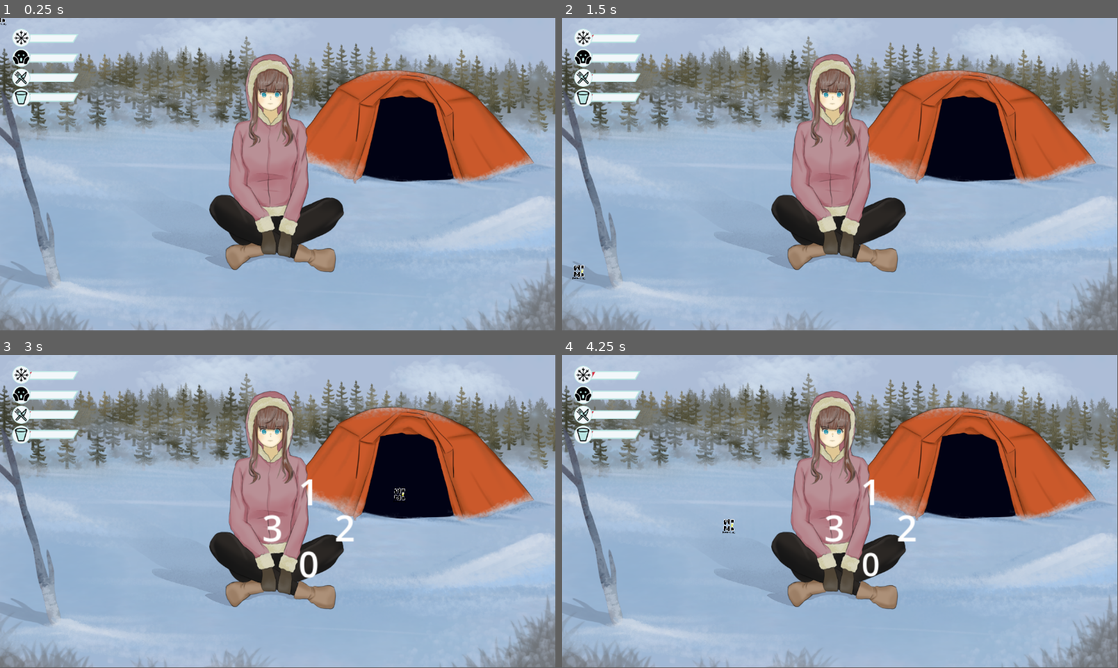
Above: before the commit, frames 1-4 (two rows, left to right).
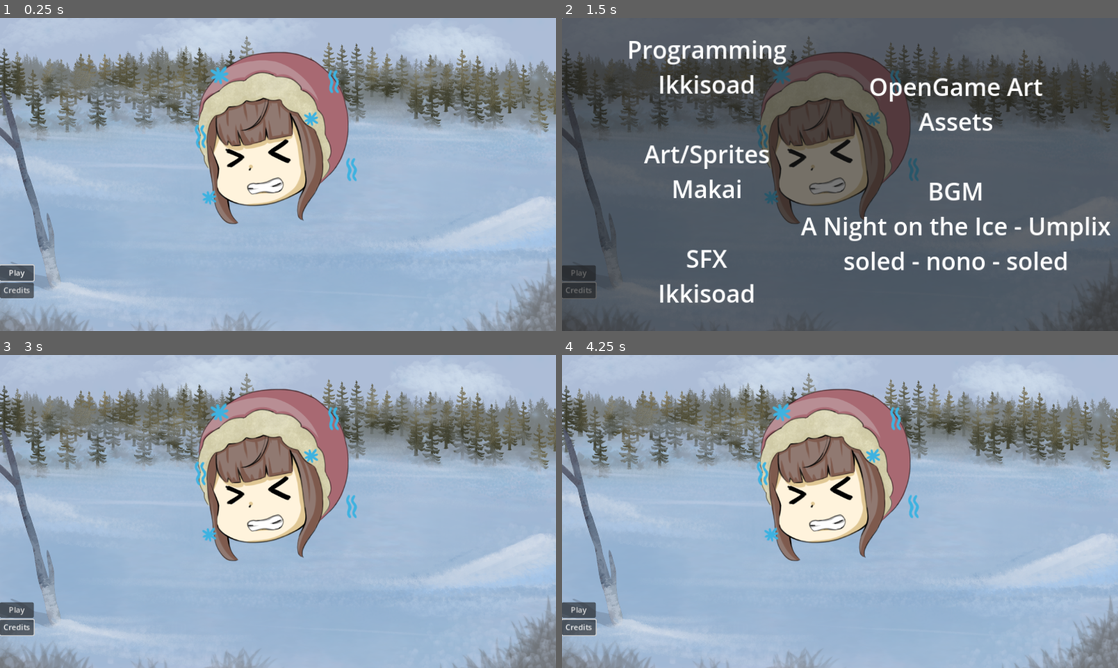
Above: after the commit, the same moments.

Repository: Where-is-my-input/Godot-Wild-Jam-76
Game: Godot game, scene res://scene/main_menu/main_menu.tscn
Same seed, same stepped clock (60 frames per second), same inputs: the game is played once before the commit and once after it. Before the commit the project starts from res://main.tscn. Sound files missing from this copy of the repository are replaced by a short silence.
Inputs (mouse positions are in pixels of both pictures, inside the frame that each line leads up to):
- Up to frame 1 (0.25 s): no input
- Up to frame 2 (1.5 s): click (578, 290) at 0.5 s, where only the run after the commit has a clickable "Credits"; click (578, 271) at 1.25 s, where only the run after the commit has a clickable "Play"
- Up to frame 3 (3 s): click (16, 608) at 2 s, where only the run after the commit has a clickable "Play"; move the mouse to (400, 495) at 2.77 s; hold D (right, bound only after the commit) from 2.78 s (still down); tap Z (interact) at 2.85 s
- Up to frame 4 (4.25 s): move the mouse to (728, 527) at 3.52 s; release D (right, bound only after the commit) at 3.53 s; hold S (down, bound only after the commit) from 3.53 s (still down); tap Z (interact) at 3.6 s
In our replay, the window is 799x449 before the commit and 800x450 after it. These sizes can differ from the game's own. Grey fills any space a smaller window leaves; there, only what the larger window draws over its background counts as a difference.

The runs differ from the first frame. In frame 1, 27% of the frame differs, in the area x 0-100%, y 0-100%; in frame 2, 98%; in frame 3, 27%; in frame 4, 27%.

Commit message:
trash game

Diff:
--- a/area_2d.gd
+++ b/area_2d.gd
@@ -17,3 +17,11 @@
 	var parent = get_parent()
 	if parent.has_method("action"):
 		parent.action()
+
+func _on_body_entered(body: Node2D) -> void:
+	var parent = get_parent()
+	parent.set_modulate(Color(0.9, 0.9, 0.9, 1))
+
+func _on_body_exited(body: Node2D) -> void:
+	var parent = get_parent()
+	parent.set_modulate(Color(1, 1, 1, 1))
--- /dev/null
+++ b/default_bus_layout.tres
@@ -0,0 +1,15 @@
+[gd_resource type="AudioBusLayout" format=3 uid="uid://bnmm2q671bauw"]
+
+[resource]
+bus/1/name = &"SFX"
+bus/1/solo = false
+bus/1/mute = false
+bus/1/bypass_fx = false
+bus/1/volume_db = 0.0
+bus/1/send = &"Master"
+bus/2/name = &"BGM"
+bus/2/solo = false
+bus/2/mute = false
+bus/2/bypass_fx = false
+bus/2/volume_db = 0.0
+bus/2/send = &"Master"
--- a/main.gd
+++ b/main.gd
@@ -9,6 +9,7 @@
 @onready var bear: TextureRect = $Control/bear
 @onready var umbrella: TextureRect = $Control/mc/umbrella
 @onready var timer_bear: Timer = $timerBear
+@onready var audio_stream_player_2d: AudioStreamPlayer2D = $AudioStreamPlayer2D
 
 @export var freezeTimerTick:float = 2.0
 @export var freezeAmount:int = 3
@@ -47,6 +48,8 @@
 		freeze.value += 5
 	if dying && freeze.value >= 100:
 		InGameTimer.paused = true
+		Global.cycle = 1.0
+		get_tree().change_scene_to_file("res://scene/game_over.tscn")
 	dying = freeze.value >= 100
 
 func _on_timer_tick_timeout() -> void:
@@ -62,6 +65,12 @@
 			rain.visible = false
 	timer_weather.start(60)
 	timer_bear.start(30)
+	Global.cycle += 0.1
+
+	freezeAmount *= Global.cycle
+	hungerAmount *= Global.cycle
+	sanityAmount *= Global.cycle
+	thirstAmount *= Global.cycle
 
 
 func _on_timer_bear_timeout() -> void:
@@ -70,3 +79,6 @@
 			bear.visible = true
 		_:
 			bear.visible = false
+
+func _on_audio_stream_player_2d_finished() -> void:
+	audio_stream_player_2d.play()
--- a/main.tscn
+++ b/main.tscn
@@ -22,6 +22,7 @@
 [ext_resource type="Texture2D" uid="uid://cq5t660tjnmlv" path="res://Assets/fire.png" id="16_56oin"]
 [ext_resource type="Texture2D" uid="uid://c0n3d3bvw4pje" path="res://Assets/food.png" id="16_pjkuo"]
 [ext_resource type="Script" path="res://fireplace.gd" id="18_2xti7"]
+[ext_resource type="AudioStream" uid="uid://co7d411g41im" path="res://Assets/bgm/a_night_on_the_ice.wav" id="23_23bmr"]
 
 [sub_resource type="RectangleShape2D" id="RectangleShape2D_3g83k"]
 size = Vector2(263.333, 708.333)
@@ -245,13 +246,30 @@
 [node name="timerBear" type="Timer" parent="."]
 one_shot = true
 
+[node name="AudioStreamPlayer2D" type="AudioStreamPlayer2D" parent="."]
+stream = ExtResource("23_23bmr")
+autoplay = true
+
 [connection signal="area_entered" from="Control/mc/Area2D" to="Control/mc/Area2D" method="_on_area_entered"]
+[connection signal="body_entered" from="Control/mc/Area2D" to="Control/mc/Area2D" method="_on_body_entered"]
+[connection signal="body_exited" from="Control/mc/Area2D" to="Control/mc/Area2D" method="_on_body_exited"]
 [connection signal="area_entered" from="Control/tent/Area2D" to="Control/tent/Area2D" method="_on_area_entered"]
+[connection signal="body_entered" from="Control/tent/Area2D" to="Control/tent/Area2D" method="_on_body_entered"]
+[connection signal="body_exited" from="Control/tent/Area2D" to="Control/tent/Area2D" method="_on_body_exited"]
 [connection signal="area_entered" from="Control/bear/Area2D" to="Control/bear/Area2D" method="_on_area_entered"]
+[connection signal="body_entered" from="Control/bear/Area2D" to="Control/bear/Area2D" method="_on_body_entered"]
+[connection signal="body_exited" from="Control/bear/Area2D" to="Control/bear/Area2D" method="_on_body_exited"]
 [connection signal="area_entered" from="Control/water/Area2D" to="Control/water/Area2D" method="_on_area_entered"]
+[connection signal="body_entered" from="Control/water/Area2D" to="Control/water/Area2D" method="_on_body_entered"]
+[connection signal="body_exited" from="Control/water/Area2D" to="Control/water/Area2D" method="_on_body_exited"]
 [connection signal="area_entered" from="Control/food/Area2D" to="Control/food/Area2D" method="_on_area_entered"]
+[connection signal="body_entered" from="Control/food/Area2D" to="Control/food/Area2D" method="_on_body_entered"]
+[connection signal="body_exited" from="Control/food/Area2D" to="Control/food/Area2D" method="_on_body_exited"]
 [connection signal="area_entered" from="Control/fireplace/Area2D" to="Control/fireplace/Area2D" method="_on_area_entered"]
+[connection signal="body_entered" from="Control/fireplace/Area2D" to="Control/fireplace/Area2D" method="_on_body_entered"]
+[connection signal="body_exited" from="Control/fireplace/Area2D" to="Control/fireplace/Area2D" method="_on_body_exited"]
 [connection signal="timeout" from="Control/fireplace/timerFire" to="Control/fireplace" method="_on_timer_fire_timeout"]
 [connection signal="timeout" from="timerTick" to="." method="_on_timer_tick_timeout"]
 [connection signal="timeout" from="timerWeather" to="." method="_on_timer_weather_timeout"]
 [connection signal="timeout" from="timerBear" to="." method="_on_timer_bear_timeout"]
+[connection signal="finished" from="AudioStreamPlayer2D" to="." method="_on_audio_stream_player_2d_finished"]
--- a/project.godot
+++ b/project.godot
@@ -10,8 +10,8 @@
 
 [application]
 
-config/name="Godot Wild Jam 76"
-run/main_scene="res://main.tscn"
+config/name="Freezen't Clicker"
+run/main_scene="res://scene/main_menu/main_menu.tscn"
 config/features=PackedStringArray("4.3", "GL Compatibility")
 boot_splash/image="res://wimiProductions.png"
 config/icon="res://Assets/logo.png"
@@ -21,16 +21,59 @@
 Global="*res://scene/global.gd"
 InGameTimer="*res://scene/in_game_timer/in_game_timer.gd"
 
+[display]
+
+window/stretch/mode="canvas_items"
+
 [global_group]
 
 cursor=""
 
 [input]
 
+ui_cancel={
+"deadzone": 0.5,
+"events": [Object(InputEventKey,"resource_local_to_scene":false,"resource_name":"","device":0,"window_id":0,"alt_pressed":false,"shift_pressed":false,"ctrl_pressed":false,"meta_pressed":false,"pressed":false,"keycode":4194305,"physical_keycode":0,"key_label":0,"unicode":0,"location":0,"echo":false,"script":null)
+, Object(InputEventKey,"resource_local_to_scene":false,"resource_name":"","device":-1,"window_id":0,"alt_pressed":false,"shift_pressed":false,"ctrl_pressed":false,"meta_pressed":false,"pressed":false,"keycode":0,"physical_keycode":4194308,"key_label":0,"unicode":0,"location":0,"echo":false,"script":null)
+, null, Object(InputEventKey,"resource_local_to_scene":false,"resource_name":"","device":-1,"window_id":0,"alt_pressed":false,"shift_pressed":false,"ctrl_pressed":false,"meta_pressed":false,"pressed":false,"keycode":0,"physical_keycode":88,"key_label":0,"unicode":120,"location":0,"echo":false,"script":null)
+, Object(InputEventKey,"resource_local_to_scene":false,"resource_name":"","device":-1,"window_id":0,"alt_pressed":false,"shift_pressed":false,"ctrl_pressed":false,"meta_pressed":false,"pressed":false,"keycode":0,"physical_keycode":87,"key_label":0,"unicode":119,"location":0,"echo":false,"script":null)
+, Object(InputEventKey,"resource_local_to_scene":false,"resource_name":"","device":-1,"window_id":0,"alt_pressed":false,"shift_pressed":false,"ctrl_pressed":false,"meta_pressed":false,"pressed":false,"keycode":0,"physical_keycode":65,"key_label":0,"unicode":97,"location":0,"echo":false,"script":null)
+, Object(InputEventKey,"resource_local_to_scene":false,"resource_name":"","device":-1,"window_id":0,"alt_pressed":false,"shift_pressed":false,"ctrl_pressed":false,"meta_pressed":false,"pressed":false,"keycode":0,"physical_keycode":83,"key_label":0,"unicode":115,"location":0,"echo":false,"script":null)
+, Object(InputEventKey,"resource_local_to_scene":false,"resource_name":"","device":-1,"window_id":0,"alt_pressed":false,"shift_pressed":false,"ctrl_pressed":false,"meta_pressed":false,"pressed":false,"keycode":0,"physical_keycode":68,"key_label":0,"unicode":100,"location":0,"echo":false,"script":null)
+, Object(InputEventKey,"resource_local_to_scene":false,"resource_name":"","device":-1,"window_id":0,"alt_pressed":false,"shift_pressed":false,"ctrl_pressed":false,"meta_pressed":false,"pressed":false,"keycode":0,"physical_keycode":4194439,"key_label":0,"unicode":49,"location":0,"echo":false,"script":null)
+, Object(InputEventKey,"resource_local_to_scene":false,"resource_name":"","device":-1,"window_id":0,"alt_pressed":false,"shift_pressed":false,"ctrl_pressed":false,"meta_pressed":false,"pressed":false,"keycode":0,"physical_keycode":4194440,"key_label":0,"unicode":50,"location":0,"echo":false,"script":null)
+, Object(InputEventKey,"resource_local_to_scene":false,"resource_name":"","device":-1,"window_id":0,"alt_pressed":false,"shift_pressed":false,"ctrl_pressed":false,"meta_pressed":false,"pressed":false,"keycode":0,"physical_keycode":4194441,"key_label":0,"unicode":51,"location":0,"echo":false,"script":null)
+, Object(InputEventMouseButton,"resource_local_to_scene":false,"resource_name":"","device":-1,"window_id":0,"alt_pressed":false,"shift_pressed":false,"ctrl_pressed":false,"meta_pressed":false,"button_mask":0,"position":Vector2(0, 0),"global_position":Vector2(0, 0),"factor":1.0,"button_index":2,"canceled":false,"pressed":false,"double_click":false,"script":null)
+]
+}
 interact={
 "deadzone": 0.5,
 "events": [Object(InputEventKey,"resource_local_to_scene":false,"resource_name":"","device":-1,"window_id":0,"alt_press …(192 unchanged characters)…
 , Object(InputEventMouseButton,"resource_local_to_scene":false,"resource_name":"","device":-1,"window_id":0,"alt_presse …(244 unchanged characters)…
+]
+}
+up={
+"deadzone": 0.5,
+"events": [Object(InputEventKey,"resource_local_to_scene":false,"resource_name":"","device":-1,"window_id":0,"alt_pressed":false,"shift_pressed":false,"ctrl_pressed":false,"meta_pressed":false,"pressed":false,"keycode":0,"physical_keycode":87,"key_label":0,"unicode":119,"location":0,"echo":false,"script":null)
+, Object(InputEventKey,"resource_local_to_scene":false,"resource_name":"","device":-1,"window_id":0,"alt_pressed":false,"shift_pressed":false,"ctrl_pressed":false,"meta_pressed":false,"pressed":false,"keycode":0,"physical_keycode":4194446,"key_label":0,"unicode":56,"location":0,"echo":false,"script":null)
+]
+}
+down={
+"deadzone": 0.5,
+"events": [Object(InputEventKey,"resource_local_to_scene":false,"resource_name":"","device":-1,"window_id":0,"alt_pressed":false,"shift_pressed":false,"ctrl_pressed":false,"meta_pressed":false,"pressed":false,"keycode":0,"physical_keycode":83,"key_label":0,"unicode":115,"location":0,"echo":false,"script":null)
+, Object(InputEventKey,"resource_local_to_scene":false,"resource_name":"","device":-1,"window_id":0,"alt_pressed":false,"shift_pressed":false,"ctrl_pressed":false,"meta_pressed":false,"pressed":false,"keycode":0,"physical_keycode":4194440,"key_label":0,"unicode":50,"location":0,"echo":false,"script":null)
+]
+}
+left={
+"deadzone": 0.5,
+"events": [Object(InputEventKey,"resource_local_to_scene":false,"resource_name":"","device":-1,"window_id":0,"alt_pressed":false,"shift_pressed":false,"ctrl_pressed":false,"meta_pressed":false,"pressed":false,"keycode":0,"physical_keycode":65,"key_label":0,"unicode":97,"location":0,"echo":false,"script":null)
+, Object(InputEventKey,"resource_local_to_scene":false,"resource_name":"","device":-1,"window_id":0,"alt_pressed":false,"shift_pressed":false,"ctrl_pressed":false,"meta_pressed":false,"pressed":false,"keycode":0,"physical_keycode":4194442,"key_label":0,"unicode":52,"location":0,"echo":false,"script":null)
+]
+}
+right={
+"deadzone": 0.5,
+"events": [Object(InputEventKey,"resource_local_to_scene":false,"resource_name":"","device":-1,"window_id":0,"alt_pressed":false,"shift_pressed":false,"ctrl_pressed":false,"meta_pressed":false,"pressed":false,"keycode":0,"physical_keycode":68,"key_label":0,"unicode":100,"location":0,"echo":false,"script":null)
+, Object(InputEventKey,"resource_local_to_scene":false,"resource_name":"","device":-1,"window_id":0,"alt_pressed":false,"shift_pressed":false,"ctrl_pressed":false,"meta_pressed":false,"pressed":false,"keycode":0,"physical_keycode":4194444,"key_label":0,"unicode":54,"location":0,"echo":false,"script":null)
 ]
 }
 
--- /dev/null
+++ b/scene/color_rect.gd
@@ -0,0 +1,10 @@
+extends ColorRect
+const SPEED = 1
+# Called every frame. 'delta' is the elapsed time since the previous frame.
+func _process(delta: float) -> void:
+	var direction := Vector2(Input.get_axis("left", "right"), Input.get_axis("up", "down"))
+	if direction:
+		position += direction * SPEED
+	#else:
+		#position.x = move_toward(position.x, 0, SPEED)
+		#position.y = move_toward(position.y, 0, SPEED)
--- /dev/null
+++ b/scene/credits.gd
@@ -0,0 +1,5 @@
+extends Control
+
+func _input(event: InputEvent) -> void:
+	if event.is_action_pressed("ui_cancel"):
+		queue_free()
--- /dev/null
+++ b/scene/credits.tscn
@@ -0,0 +1,65 @@
+[gd_scene load_steps=2 format=3 uid="uid://bit8wghysxsc2"]
+
+[ext_resource type="Script" path="res://scene/credits.gd" id="1_0idyr"]
+
+[node name="credits" type="Control"]
+layout_mode = 3
+anchors_preset = 15
+anchor_right = 1.0
+anchor_bottom = 1.0
+grow_horizontal = 2
+grow_vertical = 2
+script = ExtResource("1_0idyr")
+
+[node name="Panel" type="Panel" parent="."]
+layout_mode = 0
+offset_right = 1171.0
+offset_bottom = 668.0
+
+[node name="Label" type="Label" parent="."]
+layout_mode = 1
+anchors_preset = 8
+anchor_left = 0.5
+anchor_top = 0.5
+anchor_right = 0.5
+anchor_bottom = 0.5
+offset_left = -441.0
+offset_top = -290.0
+offset_right = -111.0
+offset_bottom = 283.0
+grow_horizontal = 2
+grow_vertical = 2
+theme_override_font_sizes/font_size = 50
+text = "Programming
+Ikkisoad
+
+Art/Sprites
+Makai
+
+SFX
+Ikkisoad"
+horizontal_alignment = 1
+vertical_alignment = 1
+
+[node name="Label2" type="Label" parent="."]
+layout_mode = 1
+anchors_preset = 8
+anchor_left = 0.5
+anchor_top = 0.5
+anchor_right = 0.5
+anchor_bottom = 0.5
+offset_left = -81.0
+offset_top = -286.0
+offset_right = 561.0
+offset_bottom = 287.0
+grow_horizontal = 2
+grow_vertical = 2
+theme_override_font_sizes/font_size = 50
+text = "OpenGame Art
+Assets
+
+BGM
+A Night on the Ice - Umplix
+soled - nono - soled"
+horizontal_alignment = 1
+vertical_alignment = 1
--- a/scene/cursor.tscn
+++ b/scene/cursor.tscn
@@ -17,6 +17,7 @@
 shape = SubResource("RectangleShape2D_pclai")
 
 [node name="Sprite2D" type="Sprite2D" parent="."]
+visible = false
 scale = Vector2(0.0647773, 0.0647773)
 texture = ExtResource("2_g5dck")
 
@@ -26,3 +27,17 @@
 shape = SubResource("RectangleShape2D_0xrqf")
 disabled = true
 debug_color = Color(1, 0.0026444, 0.0738145, 0.42)
+
+[node name="ColorRect" type="ColorRect" parent="."]
+offset_left = -10.0
+offset_top = -11.0
+offset_right = 10.0
+offset_bottom = 9.0
+color = Color(0, 0, 0, 1)
+
+[node name="ColorRect2" type="ColorRect" parent="."]
+offset_top = -14.0
+offset_right = 20.0
+offset_bottom = 6.0
+rotation = 0.785398
+color = Color(0.460995, 0.460995, 0.460995, 1)
--- a/scene/game_over.tscn
+++ b/scene/game_over.tscn
@@ -1,7 +1,8 @@
-[gd_scene load_steps=3 format=3 uid="uid://i7pw2dr43k5g"]
+[gd_scene load_steps=4 format=3 uid="uid://i7pw2dr43k5g"]
 
 [ext_resource type="PackedScene" uid="uid://ciawb2hlsxw1" path="res://scene/in_game_timer/igt_canvas.tscn" id="1_a2hje"]
 [ext_resource type="Script" path="res://scene/game_over.gd" id="1_o5p0j"]
+[ext_resource type="Texture2D" uid="uid://dsvcaosfpjwkf" path="res://Assets/background.png" id="3_xcakq"]
 
 [node name="game_over" type="Control"]
 layout_mode = 3
@@ -43,6 +44,19 @@
 theme_override_font_sizes/font_size = 50
 text = "Game Over"
 
+[node name="Label2" type="Label" parent="."]
+layout_mode = 1
+anchors_preset = 5
+anchor_left = 0.5
+anchor_right = 0.5
+offset_left = -204.0
+offset_top = 181.0
+offset_right = 189.0
+offset_bottom = 250.0
+grow_horizontal = 2
+theme_override_font_sizes/font_size = 50
+text = "You survived for"
+
 [node name="Button" type="Button" parent="."]
 layout_mode = 1
 anchors_preset = 3
@@ -56,6 +70,15 @@
 grow_vertical = 0
 text = "Main Menu"
 
+[node name="TextureRect" type="TextureRect" parent="."]
+z_index = -50
+layout_mode = 0
+offset_right = 40.0
+offset_bottom = 40.0
+scale = Vector2(0.6, 0.6)
+mouse_filter = 2
+texture = ExtResource("3_xcakq")
+
 [connection signal="pressed" from="Button" to="." method="_on_button_pressed"]
 
 [editable path="igt_canvas"]
--- a/scene/global.gd
+++ b/scene/global.gd
@@ -1,6 +1,7 @@
 extends Node
 
 var minigaming:bool = false
+var cycle:float = 1.0
 
 func endMinigame():
 	await get_tree().create_timer(0.2).timeout
--- a/scene/main_menu/main_menu.gd
+++ b/scene/main_menu/main_menu.gd
@@ -4,6 +4,7 @@
 @export var play:PackedScene
 @export var options:PackedScene
 @export var credits:PackedScene
+const CREDITS = preload("res://scene/credits.tscn")
 
 func _ready() -> void:
 	btnPlay.grab_focus()
@@ -15,4 +16,5 @@
 	get_tree().change_scene_to_packed(options)
 
 func _on_credits_pressed() -> void:
-	get_tree().change_scene_to_packed(credits)
+	var new = CREDITS.instantiate()
+	add_child(new)
--- a/scene/main_menu/main_menu.tscn
+++ b/scene/main_menu/main_menu.tscn
@@ -1,8 +1,10 @@
-[gd_scene load_steps=4 format=3 uid="uid://cs87sly5qy386"]
+[gd_scene load_steps=6 format=3 uid="uid://cs87sly5qy386"]
 
 [ext_resource type="Script" path="res://scene/main_menu/main_menu.gd" id="1_8giav"]
 [ext_resource type="PackedScene" uid="uid://bv4uys4jukmnd" path="res://main.tscn" id="2_3rtrj"]
 [ext_resource type="Texture2D" uid="uid://3yakeh724gq6" path="res://Assets/logo.png" id="3_ej40s"]
+[ext_resource type="Texture2D" uid="uid://dsvcaosfpjwkf" path="res://Assets/background.png" id="4_lkxrt"]
+[ext_resource type="AudioStream" uid="uid://cedc7askypula" path="res://Assets/bgm/soled_-_nono.wav" id="5_epo3f"]
 
 [node name="main_menu" type="Control"]
 layout_mode = 3
@@ -51,6 +53,18 @@
 offset_bottom = 436.0
 texture = ExtResource("3_ej40s")
 
+[node name="TextureRect2" type="TextureRect" parent="."]
+z_index = -50
+offset_right = 40.0
+offset_bottom = 40.0
+scale = Vector2(0.6, 0.6)
+mouse_filter = 2
+texture = ExtResource("4_lkxrt")
+
+[node name="AudioStreamPlayer2D" type="AudioStreamPlayer2D" parent="."]
+stream = ExtResource("5_epo3f")
+autoplay = true
+
 [connection signal="pressed" from="vBox/play" to="." method="_on_play_pressed"]
 [connection signal="pressed" from="vBox/options" to="." method="_on_options_pressed"]
 [connection signal="pressed" from="vBox/credits" to="." method="_on_credits_pressed"]
--- a/scene/minigame.gd
+++ b/scene/minigame.gd
@@ -1,10 +1,18 @@
 extends Node2D
 
 @export var targets:Array[Area2D]
+@onready var color_rect: ColorRect = $ColorRect
+@onready var timer: Timer = $ColorRect/Timer
+@onready var audio_stream_player_2d: AudioStreamPlayer2D = $areaTarget/AudioStreamPlayer2D
+
+var steer:Vector2 = Vector2(0,0)
 
 var idCount:int = 0
 # Called when the node enters the scene tree for the first time.
 func _ready() -> void:
+	if Global.cycle > 1.0:
+		steer = Vector2(randf_range(-0.5, 0.5), randf_range(-0.5, 0.5))
+		timer.start(randf_range(0.0, 0.5))
 	var id = randi_range(0, 3)
 	var countdown = randf_range(2.5, 5.5)
 	for t in targets:
@@ -19,11 +27,11 @@
 		tween.tween_callback(t.finish)
 
 func hit(target):
-	if idCount == target.id:
+	if idCount == target.id && color_rect.color == Color.GREEN:
 		idCount += 1
-		print("Minigame hit")
-		print(target)
+		steer = Vector2(randf_range(1.0, Global.cycle + 1.0), randf_range(1.0, Global.cycle + 1.0))
 		target.hitTarget()
+		audio_stream_player_2d.play()
 		win()
 	else:
 		fail()
@@ -31,7 +39,7 @@
 func win():
 	var parent = get_parent()
 	print(get_child_count())
-	if get_child_count() <= 1:
+	if get_child_count() <= 3:
 		print("win")
 		parent.action()
 		qFree()
@@ -47,3 +55,20 @@
 	Global.endMinigame()
 	get_parent().reset()
 	queue_free()
+
+func _on_area_target_area_entered(area: Area2D) -> void:
+	if area.is_in_group("color"):
+		area.get_parent().color = Color.GREEN
+
+func _on_area_target_area_exited(area: Area2D) -> void:
+	if area.is_in_group("color"):
+		area.get_parent().color = Color.RED
+
+
+func _on_timer_timeout() -> void:
+	color_rect.position += steer
+	timer.start(randf_range(0.0, 0.5))
+
+
+func _on_audio_stream_player_2d_finished() -> void:
+	audio_stream_player_2d.play()
--- a/scene/minigame.tscn
+++ b/scene/minigame.tscn
@@ -1,7 +1,15 @@
-[gd_scene load_steps=3 format=3 uid="uid://exd7637ip8ur"]
+[gd_scene load_steps=7 format=3 uid="uid://exd7637ip8ur"]
 
 [ext_resource type="PackedScene" uid="uid://bivixr7mshjnk" path="res://scene/target.tscn" id="1_5nsbx"]
 [ext_resource type="Script" path="res://scene/minigame.gd" id="1_qqq7r"]
+[ext_resource type="Script" path="res://scene/color_rect.gd" id="3_tqexx"]
+[ext_resource type="AudioStream" uid="uid://yruif1hvk48l" path="res://Assets/sfx/click.wav" id="4_hvnbt"]
+
+[sub_resource type="RectangleShape2D" id="RectangleShape2D_wxarm"]
+size = Vector2(5.8, 5.6)
+
+[sub_resource type="RectangleShape2D" id="RectangleShape2D_6iu5v"]
+size = Vector2(8.8, 8.8)
 
 [node name="minigame" type="Node2D" node_paths=PackedStringArray("targets")]
 z_index = 20
@@ -20,3 +28,33 @@
 
 [node name="target4" parent="." instance=ExtResource("1_5nsbx")]
 position = Vector2(0, -25)
+
+[node name="ColorRect" type="ColorRect" parent="."]
+offset_left = -2.5
+offset_top = -2.5
+offset_right = 2.5
+offset_bottom = 2.5
+script = ExtResource("3_tqexx")
+
+[node name="areaColor" type="Area2D" parent="ColorRect" groups=["color"]]
+
+[node name="CollisionShape2D" type="CollisionShape2D" parent="ColorRect/areaColor"]
+position = Vector2(2.4, 2.5)
+scale = Vector2(1, 1)
+shape = SubResource("RectangleShape2D_wxarm")
+
+[node name="Timer" type="Timer" parent="ColorRect"]
+
+[node name="areaTarget" type="Area2D" parent="."]
+
+[node name="CollisionShape2D" type="CollisionShape2D" parent="areaTarget"]
+scale = Vector2(1, 1)
+shape = SubResource("RectangleShape2D_6iu5v")
+
+[node name="AudioStreamPlayer2D" type="AudioStreamPlayer2D" parent="areaTarget"]
+stream = ExtResource("4_hvnbt")
+bus = &"SFX"
+
+[connection signal="timeout" from="ColorRect/Timer" to="." method="_on_timer_timeout"]
+[connection signal="area_entered" from="areaTarget" to="." method="_on_area_target_area_entered"]
+[connection signal="area_exited" from="areaTarget" to="." method="_on_area_target_area_exited"]
Not shown, added: Assets/bgm/a_night_on_the_ice.wav.import
Not shown, added: Assets/bgm/soled_-_nono.wav.import
Not shown, added: Assets/sfx/click.wav.import
Not shown, added: Assets/sfx/snap.wav.import
Not shown, added: export_presets.cfg
Not shown: 1 places in main.tscn that only renumber resources
Not shown, added: Assets/bgm/a_night_on_the_ice.wav
Not shown, added: Assets/bgm/soled_-_nono.wav
Not shown, added: Assets/sfx/click.wav
Not shown, added: Assets/sfx/snap.wav
